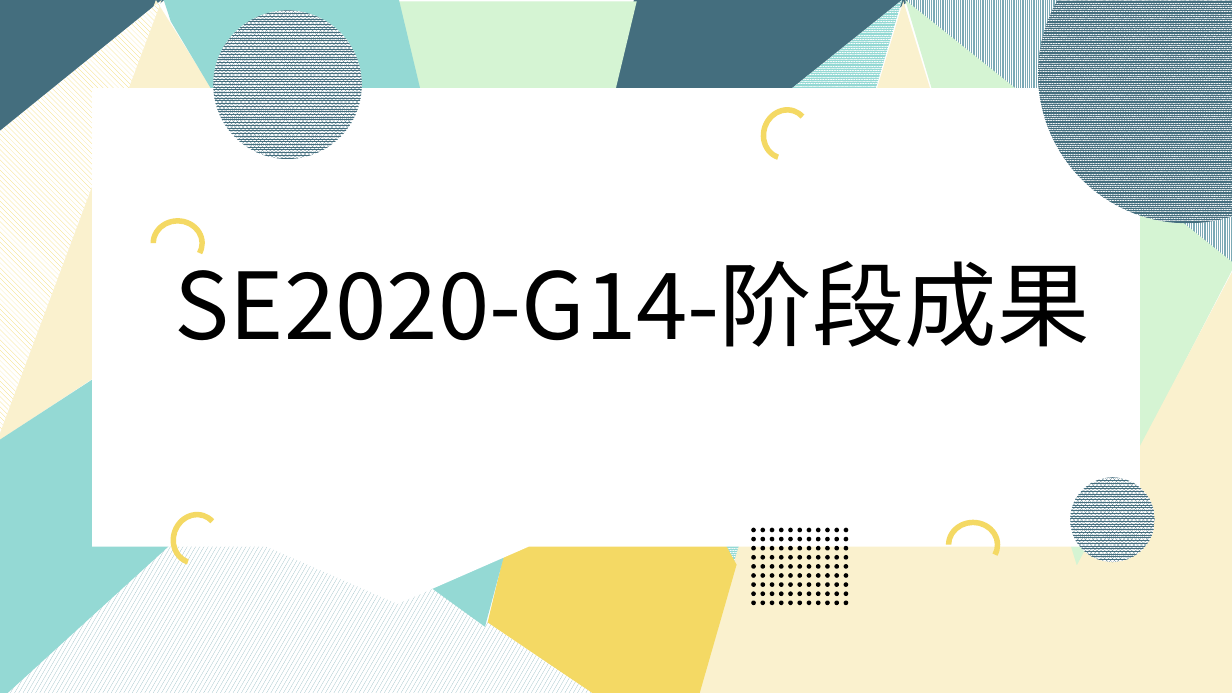
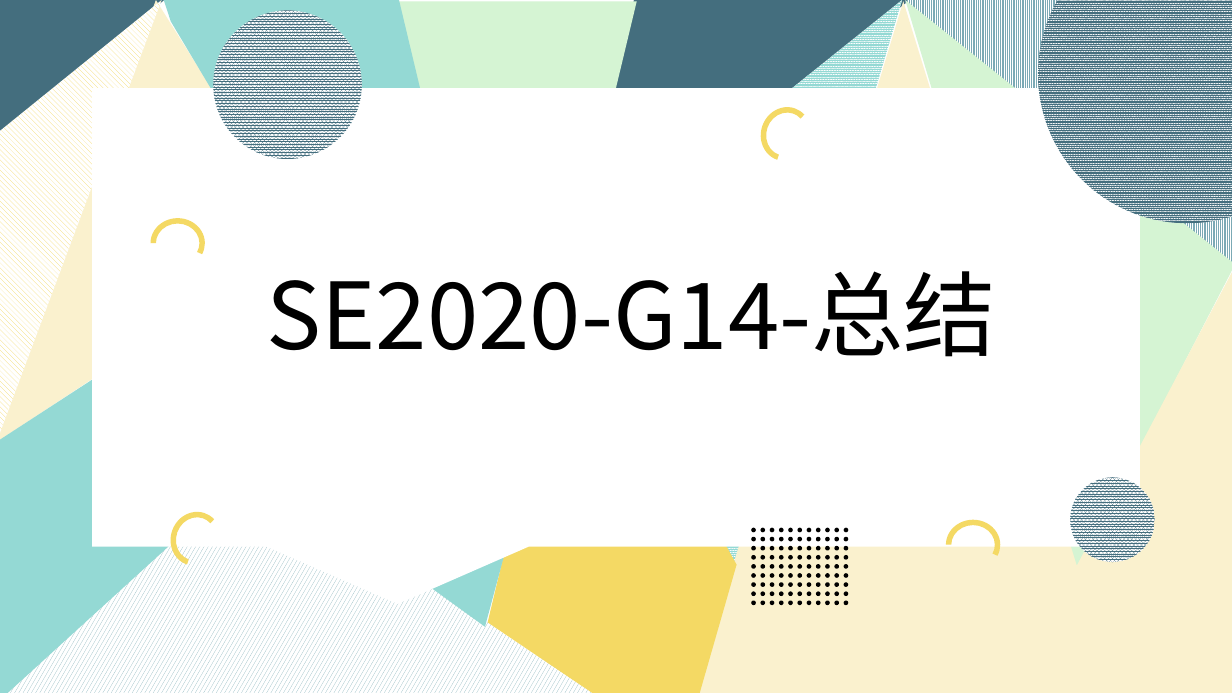
Before and after one commit to zszdxasdf/zhizhang, a slide deck: slide 1 of 总结/SE2020-G14-总结.pptx. Drawn at 1232x693 pixels with LibreOffice and Linux fonts; fonts in the diff are those of the drawing. Boxes give left, top, right and bottom in pixels: in the first picture for what was removed or moved away, otherwise in the second. Text is boxed around its words. In the diff, an @@ line names an element or a change of style, - is before the commit and + after.

Commit message:
总结阶段更新

```diff
--- a/总结/SE2020-G14-总结.pptx
+++ b/总结/SE2020-G14-总结.pptx
@@ text at [266, 271, 996, 357]: text changed @@
-SE2020-G14-阶段成果
+SE2020-G14-总结
```
Also in this commit, not shown: 6 other slides changed, 7 slides added, 1 slide removed, 17 other files.
